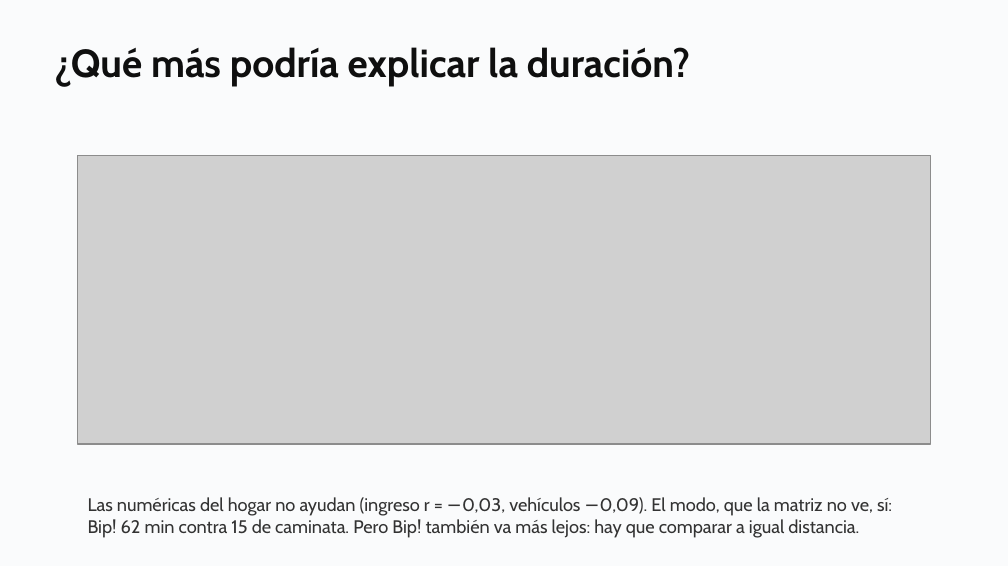
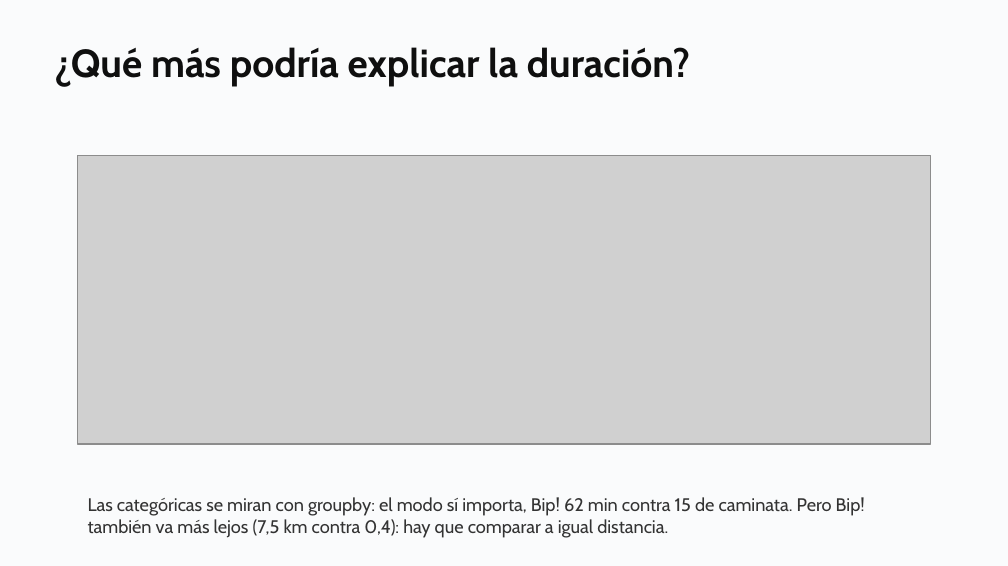
Before and after one commit to daniopitz/diplomado-cdd, a slide deck: slide 31 of presentaciones/clase04_regresion_multiple.pptx (slide 30 before the commit). Drawn at 1008x566 pixels with LibreOffice and Linux fonts; fonts in the diff are those of the drawing; grey boxes stand for pictures. Boxes give left, top, right and bottom in pixels: in the first picture for what was removed or moved away, otherwise in the second. Text is boxed around its words. In the diff, an @@ line names an element or a change of style, - is before the commit and + after.

```diff
--- a/presentaciones/clase04_regresion_multiple.pptx
+++ b/presentaciones/clase04_regresion_multiple.pptx
@@ text at [88,497,865,538]: text changed @@
-Las numéricas del hogar no ayudan (ingreso r = −0,03, vehículos −0,09). El modo, que la matriz no ve, sí: Bip! 62 min contra 15 de caminata. Pero Bip! también va más lejos: hay que comparar a igual distancia.
+Las categóricas se miran con groupby: el modo sí importa, Bip! 62 min contra 15 de caminata. Pero Bip! también va más lejos (7,5 km contra 0,4): hay que comparar a igual distancia.
```
Also in this commit, not shown: 1 slide added, 3 other files.
